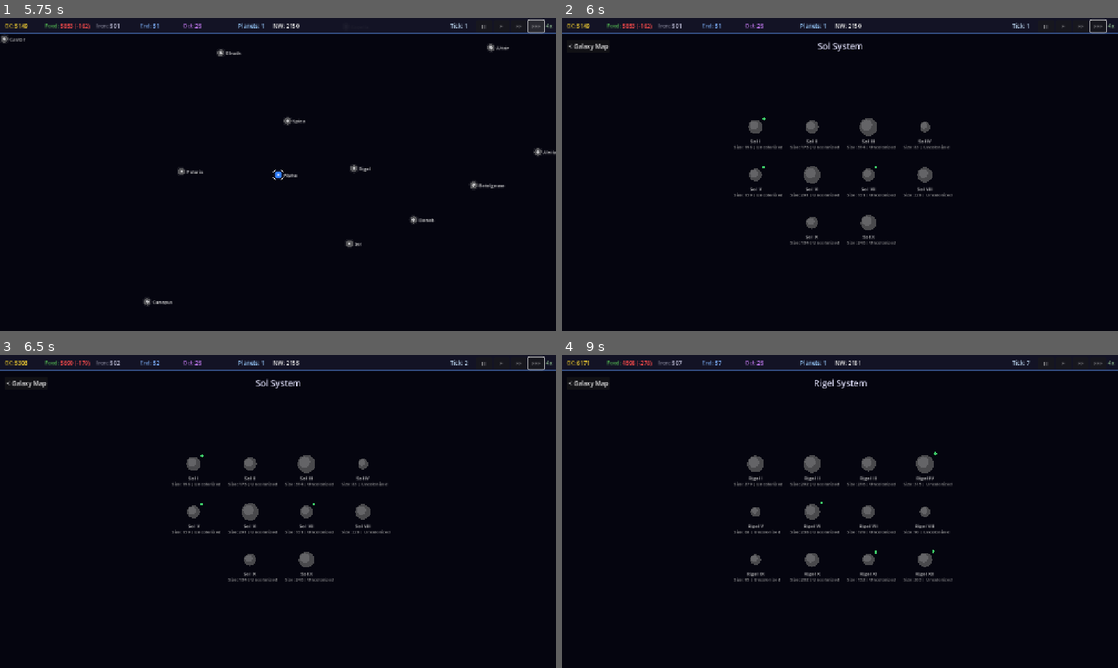
Above: before the commit, frames 1-4 (two rows, left to right).
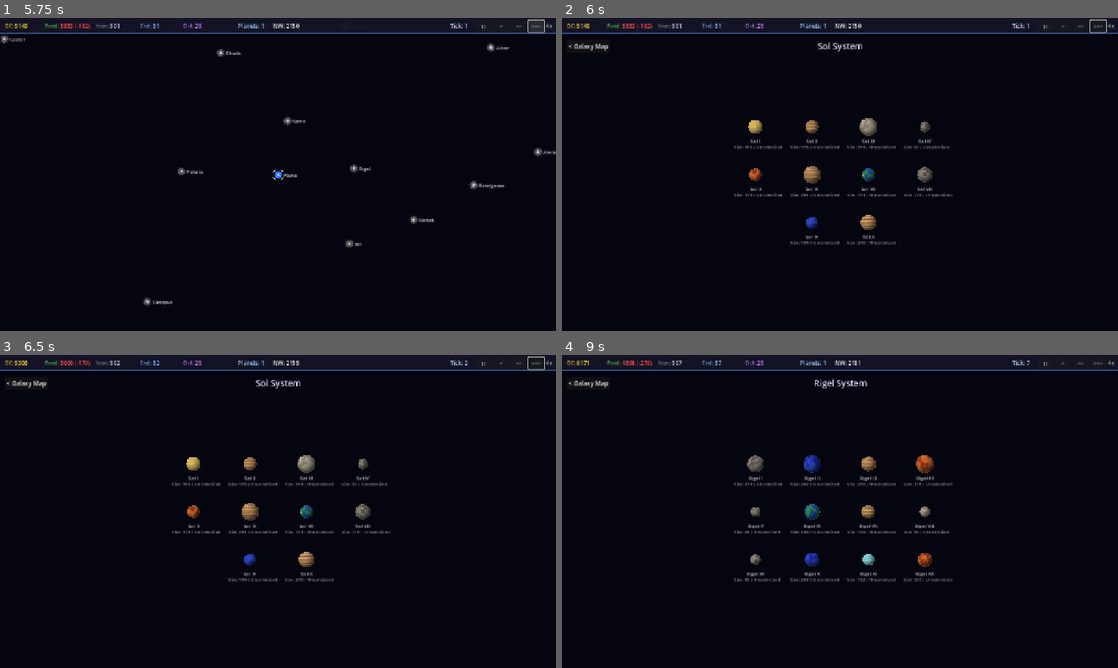
Above: after the commit, the same moments.

Repository: mschlais90/ImperialConflict
Game: Godot game, scene res://scenes/main/main.tscn
Two runs of this game, one before a commit and one after it. Both use one fixed random seed, a clock stepped at 60 frames per second and the inputs below.
Inputs (mouse positions are in pixels of both pictures, inside the frame that each line leads up to):
- Up to frame 1 (5.75 s): click "Start Game" at 0.5 s; click "||" at 1.25 s; click "||" at 2 s; click ">" at 2.75 s; click ">" at 3.5 s; click ">>" at 4.25 s; click ">>>" at 5 s
- Up to frame 2 (6 s): tap Enter at 5.75 s; drag from (912, 243) to (840, 174) at 5.77 s
- Up to frame 3 (6.5 s): no input
- Up to frame 4 (9 s): click "< Galaxy Map" at 6.5 s; tap Space at 7.25 s; drag from (840, 511) to (912, 580) at 7.27 s; move the mouse to (784, 486) at 8.02 s; tap G at 8.1 s; click (784, 486) at 8.17 s; tap Enter at 8.75 s; drag from (917, 505) to (906, 364) at 8.77 s

Frame 1 is identical in both runs. In frame 2, 0.8% of the frame differs, in the area x 33-67%, y 31-68%; in frame 3, 0.8%; in frame 4, 1.0%, in the area x 33-68%, y 30-68%.

Commit message:
Add procedural planet shader with visuals based on resource bonuses
Planets now render with distinct appearances based on their resource bonus:
iron=Mars, food=Earth, octarine=Uranus, endurium=Venus. Planets without
bonuses cycle through Neptune/Jupiter/Pluto/Mercury styles. Each planet
gets a deterministic seed for consistent look. Owner color shown as ring.

Co-Authored-By: Claude Opus 4.6 <noreply@anthropic.com>

Diff:
--- /dev/null
+++ b/assets/shaders/planet.gdshader
@@ -0,0 +1,149 @@
+shader_type canvas_item;
+
+// Planet type: 0=Mars(iron), 1=Earth(food), 2=Uranus(octarine), 3=Venus(endurium), 4=Neptune, 5=Jupiter, 6=Pluto, 7=Mercury
+uniform int planet_type : hint_range(0, 7) = 4;
+uniform float seed_val : hint_range(0.0, 100.0) = 0.0;
+
+// Simplex-like noise
+float hash(vec2 p) {
+	return fract(sin(dot(p, vec2(127.1, 311.7))) * 43758.5453);
+}
+
+float noise(vec2 p) {
+	vec2 i = floor(p);
+	vec2 f = fract(p);
+	f = f * f * (3.0 - 2.0 * f);
+	float a = hash(i);
+	float b = hash(i + vec2(1.0, 0.0));
+	float c = hash(i + vec2(0.0, 1.0));
+	float d = hash(i + vec2(1.0, 1.0));
+	return mix(mix(a, b, f.x), mix(c, d, f.x), f.y);
+}
+
+float fbm(vec2 p) {
+	float val = 0.0;
+	float amp = 0.5;
+	for (int i = 0; i < 5; i++) {
+		val += amp * noise(p);
+		p *= 2.0;
+		amp *= 0.5;
+	}
+	return val;
+}
+
+vec3 get_planet_color(float n, int ptype) {
+	if (ptype == 0) {
+		// Mars - iron bonus: reds, oranges, rust
+		vec3 c1 = vec3(0.6, 0.2, 0.1);
+		vec3 c2 = vec3(0.85, 0.45, 0.2);
+		vec3 c3 = vec3(0.7, 0.3, 0.15);
+		return mix(mix(c1, c2, smoothstep(0.3, 0.6, n)), c3, smoothstep(0.6, 0.9, n));
+	} else if (ptype == 1) {
+		// Earth - food bonus: blues, greens, whites
+		vec3 ocean = vec3(0.1, 0.3, 0.7);
+		vec3 land = vec3(0.2, 0.55, 0.2);
+		vec3 snow = vec3(0.9, 0.92, 0.95);
+		vec3 col = mix(ocean, land, smoothstep(0.45, 0.55, n));
+		col = mix(col, snow, smoothstep(0.75, 0.85, n));
+		return col;
+	} else if (ptype == 2) {
+		// Uranus - octarine bonus: pale cyan/blue, subtle bands
+		vec3 c1 = vec3(0.5, 0.8, 0.85);
+		vec3 c2 = vec3(0.6, 0.88, 0.9);
+		vec3 c3 = vec3(0.4, 0.7, 0.78);
+		return mix(mix(c1, c2, smoothstep(0.3, 0.5, n)), c3, smoothstep(0.7, 0.9, n));
+	} else if (ptype == 3) {
+		// Venus - endurium bonus: yellows, oranges, hazy
+		vec3 c1 = vec3(0.85, 0.7, 0.3);
+		vec3 c2 = vec3(0.9, 0.8, 0.5);
+		vec3 c3 = vec3(0.75, 0.55, 0.25);
+		return mix(mix(c1, c2, smoothstep(0.3, 0.6, n)), c3, smoothstep(0.6, 0.85, n));
+	} else if (ptype == 4) {
+		// Neptune - deep blue with subtle bands
+		vec3 c1 = vec3(0.1, 0.15, 0.6);
+		vec3 c2 = vec3(0.2, 0.3, 0.8);
+		vec3 c3 = vec3(0.15, 0.2, 0.55);
+		return mix(mix(c1, c2, smoothstep(0.3, 0.6, n)), c3, smoothstep(0.6, 0.9, n));
+	} else if (ptype == 5) {
+		// Jupiter - tan/orange bands
+		vec3 c1 = vec3(0.7, 0.5, 0.3);
+		vec3 c2 = vec3(0.85, 0.7, 0.5);
+		vec3 c3 = vec3(0.6, 0.4, 0.25);
+		return mix(mix(c1, c2, smoothstep(0.3, 0.5, n)), c3, smoothstep(0.6, 0.85, n));
+	} else if (ptype == 6) {
+		// Pluto - grey/tan, icy
+		vec3 c1 = vec3(0.55, 0.5, 0.45);
+		vec3 c2 = vec3(0.7, 0.68, 0.6);
+		vec3 c3 = vec3(0.45, 0.42, 0.4);
+		return mix(mix(c1, c2, smoothstep(0.3, 0.6, n)), c3, smoothstep(0.6, 0.9, n));
+	} else {
+		// Mercury - grey, cratered
+		vec3 c1 = vec3(0.35, 0.33, 0.3);
+		vec3 c2 = vec3(0.55, 0.53, 0.5);
+		vec3 c3 = vec3(0.4, 0.38, 0.35);
+		return mix(mix(c1, c2, smoothstep(0.25, 0.5, n)), c3, smoothstep(0.6, 0.9, n));
+	}
+}
+
+void fragment() {
+	vec2 uv = UV * 2.0 - 1.0;
+	float dist = length(uv);
+
+	// Discard outside circle
+	if (dist > 1.0) {
+		discard;
+	}
+
+	// Sphere mapping - fake 3D by wrapping UVs onto a sphere
+	float z = sqrt(1.0 - dist * dist);
+	vec2 sphere_uv = vec2(atan(uv.x, z) / PI, asin(uv.y) / PI) + 0.5;
+
+	// Generate surface noise
+	vec2 noise_coord = sphere_uv * 6.0 + vec2(seed_val, seed_val * 0.7);
+	float n;
+
+	if (planet_type == 5) {
+		// Jupiter: horizontal bands
+		float bands = sin(sphere_uv.y * 20.0 + fbm(noise_coord * 0.5) * 2.0) * 0.5 + 0.5;
+		n = mix(bands, fbm(noise_coord), 0.3);
+	} else if (planet_type == 2) {
+		// Uranus: very subtle bands
+		float bands = sin(sphere_uv.y * 12.0) * 0.5 + 0.5;
+		n = mix(bands, fbm(noise_coord * 0.8), 0.4);
+	} else if (planet_type == 3) {
+		// Venus: swirly clouds
+		float swirl = fbm(noise_coord + vec2(fbm(noise_coord * 1.5), fbm(noise_coord * 1.2)));
+		n = swirl;
+	} else if (planet_type == 7) {
+		// Mercury: cratered look
+		float base = fbm(noise_coord * 1.5);
+		float craters = 1.0 - smoothstep(0.0, 0.15, abs(noise(noise_coord * 8.0) - 0.5));
+		n = mix(base, base - craters * 0.3, 0.5);
+	} else {
+		n = fbm(noise_coord);
+	}
+
+	vec3 col = get_planet_color(n, planet_type);
+
+	// Lighting: simple directional light from top-left
+	vec3 normal = vec3(uv, z);
+	vec3 light_dir = normalize(vec3(-0.5, -0.5, 1.0));
+	float diffuse = max(dot(normal, light_dir), 0.0);
+	float ambient = 0.3;
+	float lit = ambient + diffuse * 0.7;
+
+	col *= lit;
+
+	// Atmosphere rim glow
+	float rim = 1.0 - z;
+	rim = pow(rim, 3.0);
+	vec3 rim_color;
+	if (planet_type == 1) rim_color = vec3(0.3, 0.5, 1.0);
+	else if (planet_type == 3) rim_color = vec3(0.9, 0.7, 0.3);
+	else if (planet_type == 2) rim_color = vec3(0.4, 0.8, 0.9);
+	else if (planet_type == 4) rim_color = vec3(0.2, 0.3, 0.9);
+	else rim_color = vec3(0.5, 0.4, 0.3);
+	col += rim_color * rim * 0.4;
+
+	COLOR = vec4(col, 1.0);
+}
--- a/scenes/system_view/planet_icon.gd
+++ b/scenes/system_view/planet_icon.gd
@@ -1,13 +1,22 @@
 extends Node2D
 ## Clickable planet icon showing name, size, owner color, and building indicator.
+## Uses a shader for procedural planet visuals based on resource bonuses.
 
 var planet: Planet
 var _label: Label
 var _info_label: Label
 var _hover: bool = false
+var _planet_sprite: Sprite2D
 
-const UNCOLONIZED_COLOR := Color(0.4, 0.4, 0.4, 0.7)
 const SELECTED_COLOR := Color(1.0, 1.0, 1.0, 0.9)
+
+# Planet type mapping:
+# 0=Mars(iron), 1=Earth(food), 2=Uranus(octarine), 3=Venus(endurium),
+# 4=Neptune, 5=Jupiter, 6=Pluto, 7=Mercury
+const NO_BONUS_TYPES := [4, 5, 6, 7]  # Neptune, Jupiter, Pluto, Mercury
+
+static var _shader: Shader = null
+static var _white_texture: ImageTexture = null
 
 
 func setup(p_planet: Planet) -> void:
@@ -15,6 +24,14 @@
 
 
 func _ready() -> void:
+	# Ensure shared resources are loaded
+	if _shader == null:
+		_shader = load("res://assets/shaders/planet.gdshader")
+	if _white_texture == null:
+		var img := Image.create(64, 64, false, Image.FORMAT_RGBA8)
+		img.fill(Color.WHITE)
+		_white_texture = ImageTexture.create_from_image(img)
+
 	# Click detection
 	var area := Area2D.new()
 	var shape := CollisionShape2D.new()
@@ -26,6 +43,16 @@
 	area.mouse_entered.connect(_on_mouse_entered)
 	area.mouse_exited.connect(_on_mouse_exited)
 	add_child(area)
+
+	# Planet sprite with shader
+	_planet_sprite = Sprite2D.new()
+	_planet_sprite.texture = _white_texture
+	var mat := ShaderMaterial.new()
+	mat.shader = _shader
+	mat.set_shader_parameter("planet_type", _get_planet_type())
+	mat.set_shader_parameter("seed_val", _get_seed())
+	_planet_sprite.material = mat
+	add_child(_planet_sprite)
 
 	# Planet name
 	_label = Label.new()
@@ -52,37 +79,31 @@
 	if planet == null:
 		return
 
-	var color := _get_planet_color()
-	var base_radius := _get_radius()
-	var radius := base_radius + (2.0 if _hover else 0.0)
+	var radius := _get_radius()
 
-	# Planet body
-	draw_circle(Vector2.ZERO, radius, color)
-
-	# Inner shading
-	draw_circle(Vector2(-radius * 0.2, -radius * 0.2), radius * 0.6, Color(1, 1, 1, 0.15))
+	# Owner ring
+	if planet.owner_id >= 0:
+		var empire := GalaxyData.get_empire(planet.owner_id)
+		if empire:
+			draw_arc(Vector2.ZERO, radius + 3, 0, TAU, 32, empire.color, 2.0)
 
 	# Building indicator (small dots around planet)
 	if planet.get_total_buildings() > 0:
 		var dot_count := mini(planet.get_total_buildings() / 2, 8)
 		for i in dot_count:
 			var angle := float(i) / float(dot_count) * TAU
-			var dot_pos := Vector2(cos(angle), sin(angle)) * (radius + 5)
+			var dot_pos := Vector2(cos(angle), sin(angle)) * (radius + 7)
 			draw_circle(dot_pos, 2, Color(0.9, 0.9, 0.3, 0.7))
 
 	# Selection ring
 	if _hover:
-		draw_arc(Vector2.ZERO, radius + 4, 0, TAU, 32, SELECTED_COLOR, 1.5)
+		draw_arc(Vector2.ZERO, radius + 5, 0, TAU, 32, SELECTED_COLOR, 1.5)
 
 	# Portal indicator
 	if planet.has_portal:
 		_draw_portal_icon(Vector2(-radius - 6, -radius - 6), Color(0.8, 0.5, 1.0, 0.9))
 	elif _has_portal_in_queue():
 		_draw_portal_icon(Vector2(-radius - 6, -radius - 6), Color(0.8, 0.5, 1.0, 0.35))
-
-	# Resource bonus indicator
-	if not planet.resource_bonuses.is_empty():
-		draw_circle(Vector2(radius + 3, -radius - 3), 3, Color(0.3, 1.0, 0.5, 0.8))
 
 
 func update_display() -> void:
@@ -93,16 +114,15 @@
 		_info_label.text = "Size: %d | Pop: %d" % [planet.size, planet.population]
 	else:
 		_info_label.text = "Size: %d | Uncolonized" % planet.size
+
+	# Scale sprite to match planet radius
+	var radius := _get_radius()
+	var diameter := radius * 2.0
+	# Texture is 64x64, scale to desired diameter
+	var scale_factor := diameter / 64.0
+	_planet_sprite.scale = Vector2(scale_factor, scale_factor)
+
 	queue_redraw()
-
-
-func _get_planet_color() -> Color:
-	if planet.owner_id < 0:
-		return UNCOLONIZED_COLOR
-	var empire := GalaxyData.get_empire(planet.owner_id)
-	if empire:
-		return empire.color.darkened(0.2)
-	return UNCOLONIZED_COLOR
 
 
 func _get_radius() -> float:
@@ -110,8 +130,26 @@
 	return lerpf(10.0, 22.0, clampf(float(planet.size - 30) / 320.0, 0.0, 1.0))
 
 
+func _get_planet_type() -> int:
+	if planet.resource_bonuses.has("iron"):
+		return 0  # Mars
+	elif planet.resource_bonuses.has("food"):
+		return 1  # Earth
+	elif planet.resource_bonuses.has("octarine"):
+		return 2  # Uranus
+	elif planet.resource_bonuses.has("endurium"):
+		return 3  # Venus
+	else:
+		# No bonus — pick from Neptune/Jupiter/Pluto/Mercury based on planet id
+		return NO_BONUS_TYPES[planet.id % NO_BONUS_TYPES.size()]
+
+
+func _get_seed() -> float:
+	# Deterministic seed based on planet id for consistent look
+	return fmod(float(planet.id) * 7.31, 100.0)
+
+
 func _draw_portal_icon(center: Vector2, color: Color) -> void:
-	# Draw a diamond shape to represent a portal
 	var s := 5.0
 	var points := PackedVector2Array([
 		center + Vector2(0, -s),
